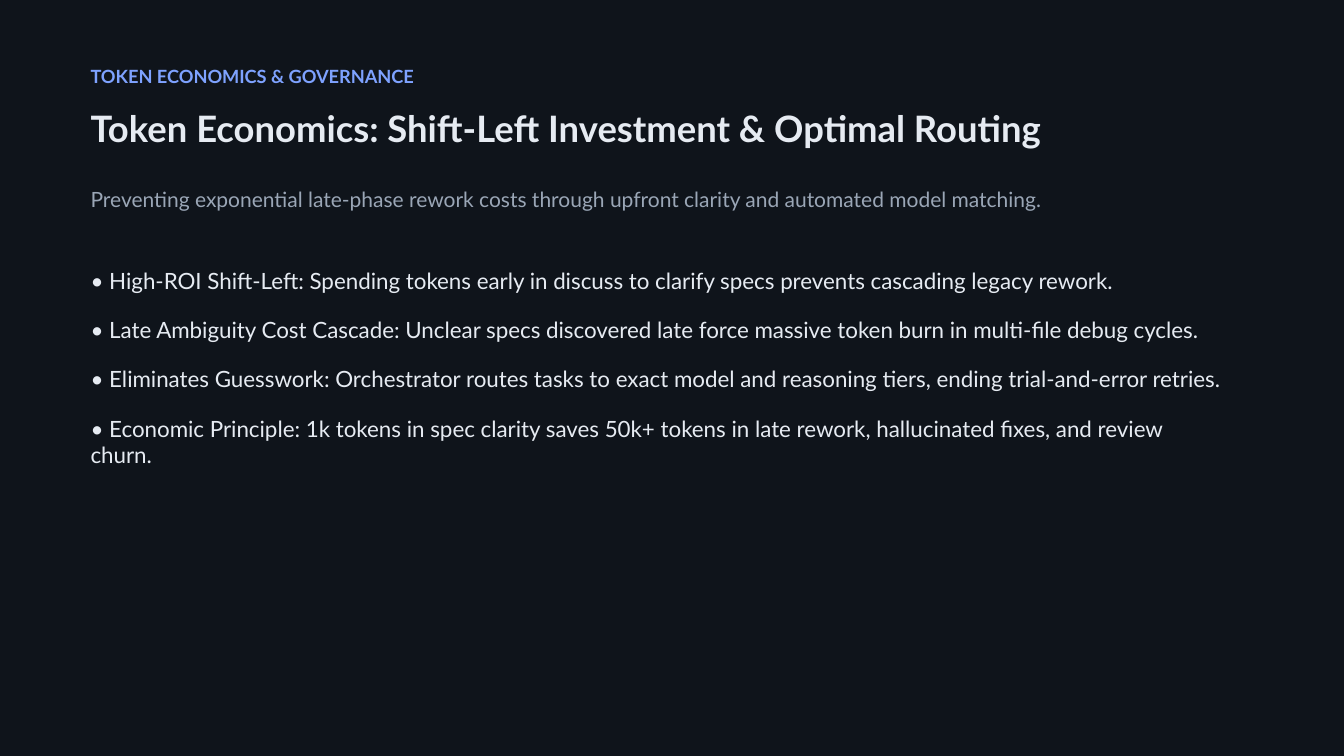
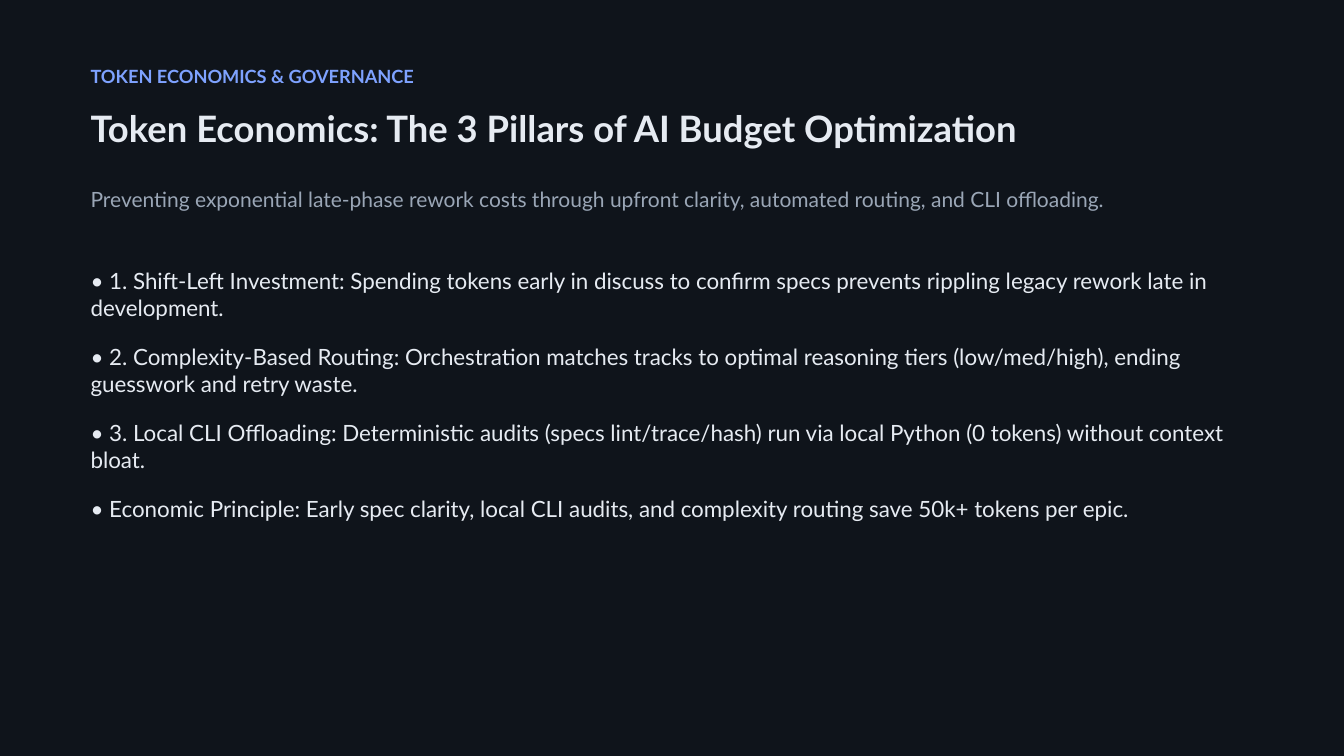
Before and after one commit to giangdhwhtbr/gin-workflow, a slide deck: slide 12 of docs/presentations/brownfield-modernization.pptx. Drawn at 1344x756 pixels with LibreOffice and Linux fonts; fonts in the diff are those of the drawing. Boxes give left, top, right and bottom in pixels: in the first picture for what was removed or moved away, otherwise in the second. Text is boxed around its words. In the diff, an @@ line names an element or a change of style, - is before the commit and + after.

Commit message:
docs: add 3 pillars of token optimization to slide 12

```diff
--- a/docs/presentations/brownfield-modernization.pptx
+++ b/docs/presentations/brownfield-modernization.pptx
@@ text at (x1=91, y1=115, x2=1016, y2=149): text changed @@
-Token Economics: Shift-Left Investment & Optimal Routing
+Token Economics: The 3 Pillars of AI Budget Optimization
@@ text at (x1=91, y1=191, x2=1103, y2=211): text changed @@
-Preventing exponential late-phase rework costs through upfront clarity and automated model matching.
+Preventing exponential late-phase rework costs through upfront clarity, automated routing, and CLI offloading.
@@ text at (x1=91, y1=272, x2=1223, y2=521): text changed @@
-• High-ROI Shift-Left: Spending tokens early in discuss to clarify specs prevents cascading legacy rework.
-• Late Ambiguity Cost Cascade: Unclear specs discovered late force massive token burn in multi-file debug cycles.
-• Eliminates Guesswork: Orchestrator routes tasks to exact model and reasoning tiers, ending trial-and-error retries.
-• Economic Principle: 1k tokens in spec clarity saves 50k+ tokens in late rework, hallucinated fixes, and review churn.
+• 1. Shift-Left Investment: Spending tokens early in discuss to confirm specs prevents rippling legacy rework late in development.
+• 2. Complexity-Based Routing: Orchestration matches tracks to optimal reasoning tiers (low/med/high), ending guesswork and retry waste.
+• 3. Local CLI Offloading: Deterministic audits (specs lint/trace/hash) run via local Python (0 tokens) without context bloat.
+• Economic Principle: Early spec clarity, local CLI audits, and complexity routing save 50k+ tokens per epic.
```
Also in this commit, not shown: 1 other file.
